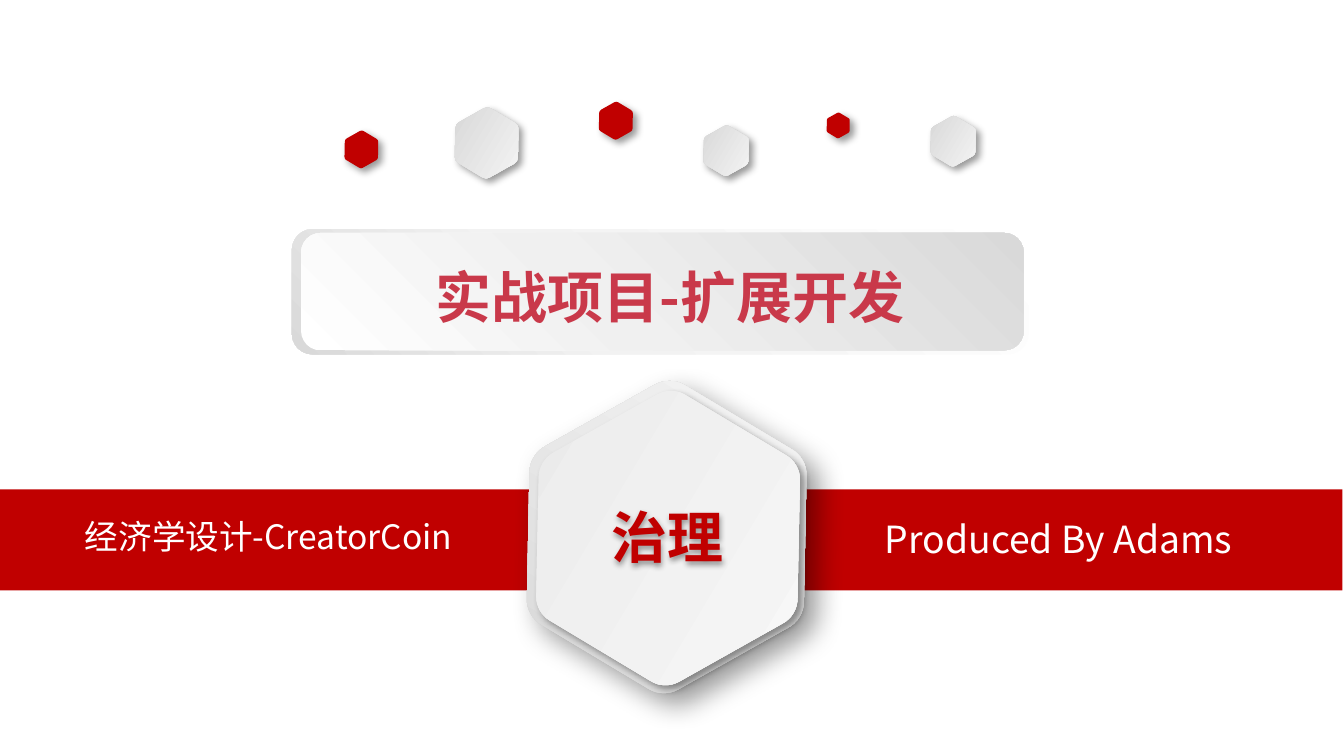
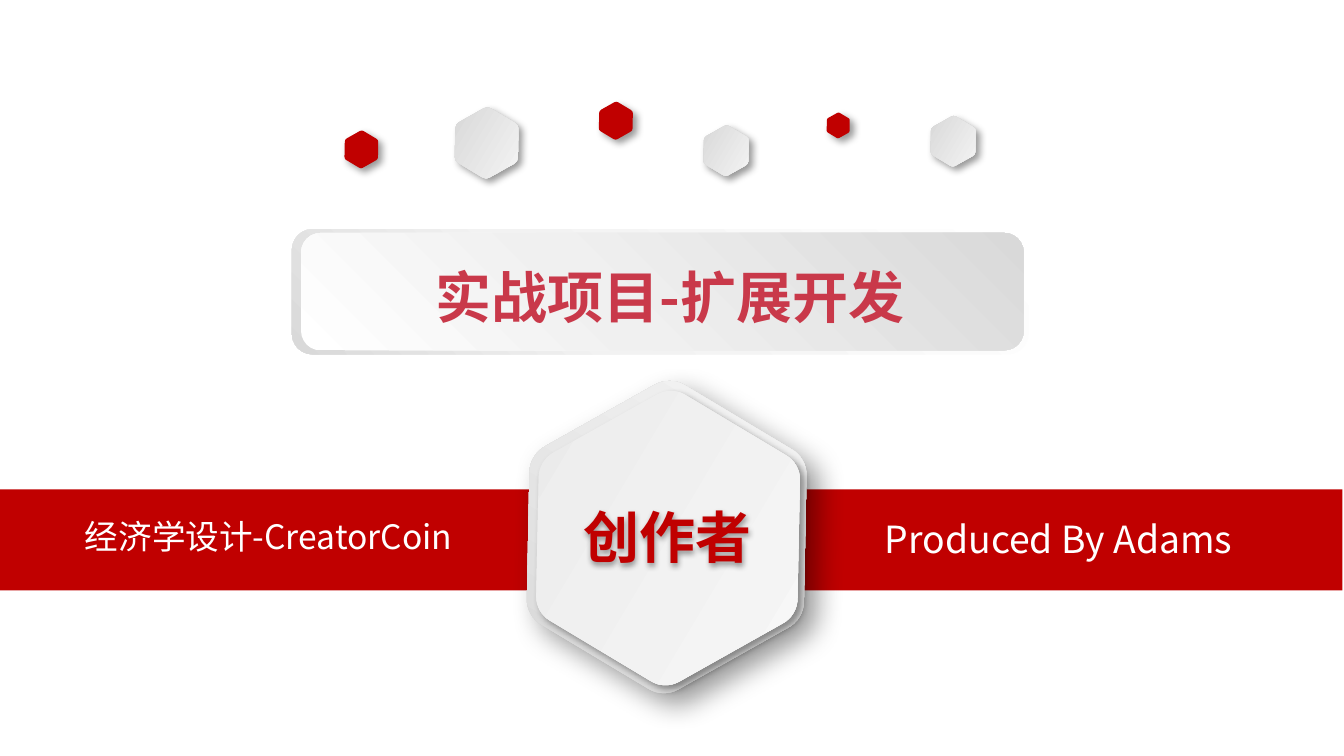
Before and after one commit to baiyuqi/course-solidity-teacher, a slide deck: slide 11 of document/ppt/ch9-扩展开发/2-经济学设计-Loyalty支持.pptx (slide 7 before the commit). Drawn at 1344x756 pixels with LibreOffice and Linux fonts; fonts in the diff are those of the drawing. Boxes give left, top, right and bottom in pixels: in the first picture for what was removed or moved away, otherwise in the second. Text is boxed around its words. In the diff, an @@ line names an element or a change of style, - is before the commit and + after.

```diff
--- a/document/ppt/ch9-扩展开发/2-经济学设计-Loyalty支持.pptx
+++ b/document/ppt/ch9-扩展开发/2-经济学设计-Loyalty支持.pptx
@@ text in rounded rectangle at bbox=[584, 502, 752, 573]: text changed @@
-治理
+创作者
```
Also in this commit, not shown: 2 other slides changed, 8 slides added, 4 slides removed, 54 other files.
